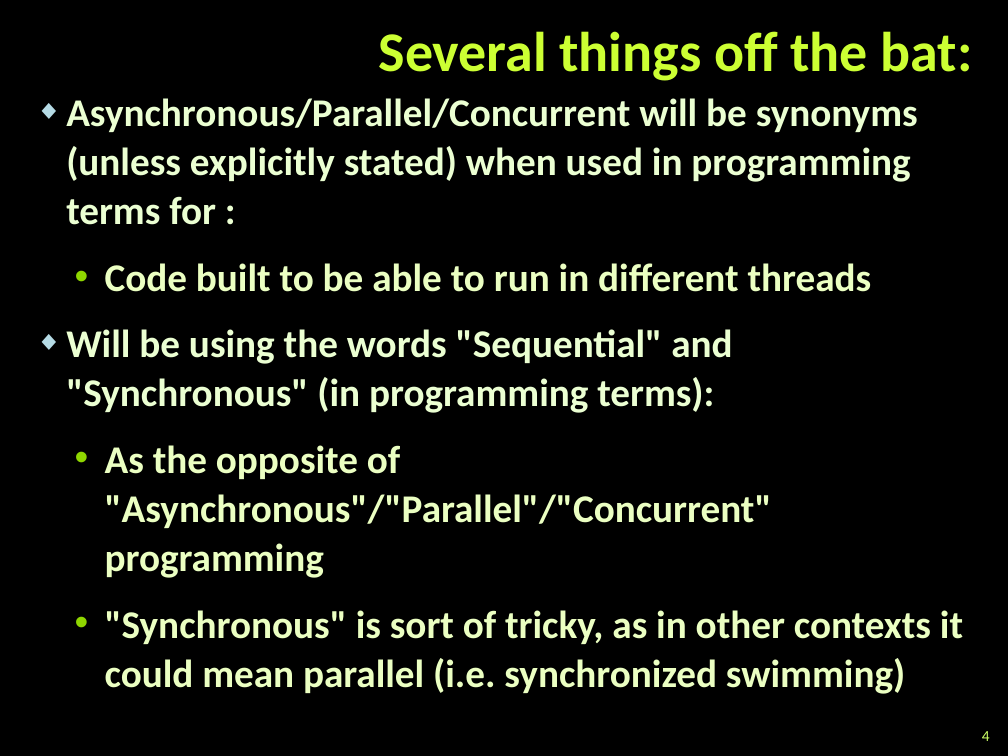
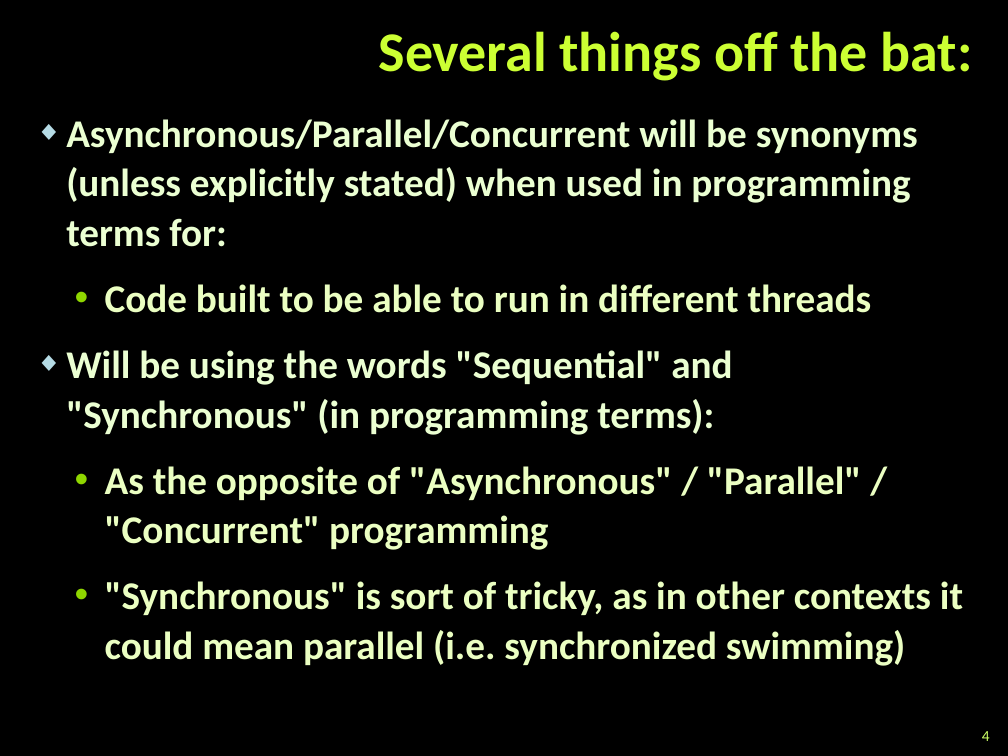
Before and after one commit to TelerikAcademy/Windows-Applications, a slide deck: slide 4 of 14. Asynchronous-Programming-in-CSharp/Asynchronous Programming in CSharp.pptx. Drawn at 1008x756 pixels with LibreOffice and Linux fonts; fonts in the diff are those of the drawing; background and template pictures are left out. Boxes give left, top, right and bottom in pixels: in the first picture for what was removed or moved away, otherwise in the second. Text is boxed around its words. In the diff, an @@ line names an element or a change of style, - is before the commit and + after.

Commit message:
Finished demos and presentation for 14. Asynchronous-Programming-in-CSharp

```diff
--- a/14. Asynchronous-Programming-in-CSharp/Asynchronous Programming in CSharp.pptx
+++ b/14. Asynchronous-Programming-in-CSharp/Asynchronous Programming in CSharp.pptx
@@ text "Asynchronous/Parallel/Concurrent will be synonyms (unless ...": place and size @@
-text "Asynchronous/Parallel/Concurrent will be synonyms (unless ..." at box(66, 98, 963, 694)
+text "Asynchronous/Parallel/Concurrent will be synonyms (unless ..." at box(66, 119, 963, 666)
@@ text at box(66, 119, 918, 247): spaces changed @@
-◆ Asynchronous/Parallel/Concurrent will be synonyms (unless explicitly stated) when used in programming terms for :
+◆ Asynchronous/Parallel/Concurrent will be synonyms (unless explicitly stated) when used in programming terms for:
@@ text at box(105, 466, 862, 550): spaces changed @@
-  • As the opposite of "Asynchronous"/"Parallel"/"Concurrent" programming
+  • As the opposite of "Asynchronous" / "Parallel" / "Concurrent" programming
```
Also in this commit, not shown: 34 other slides changed, 3 slides removed, 35 other files.
